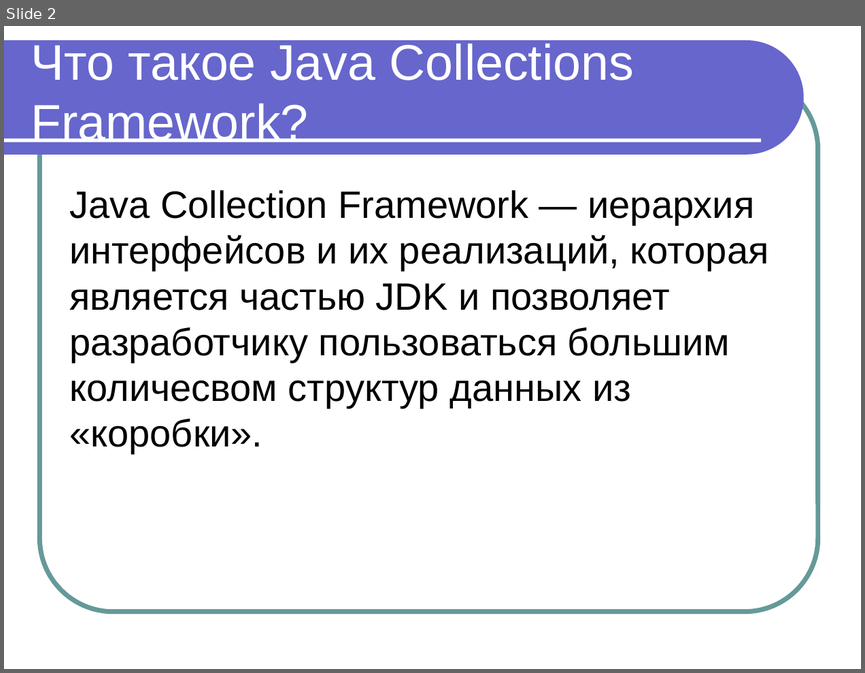
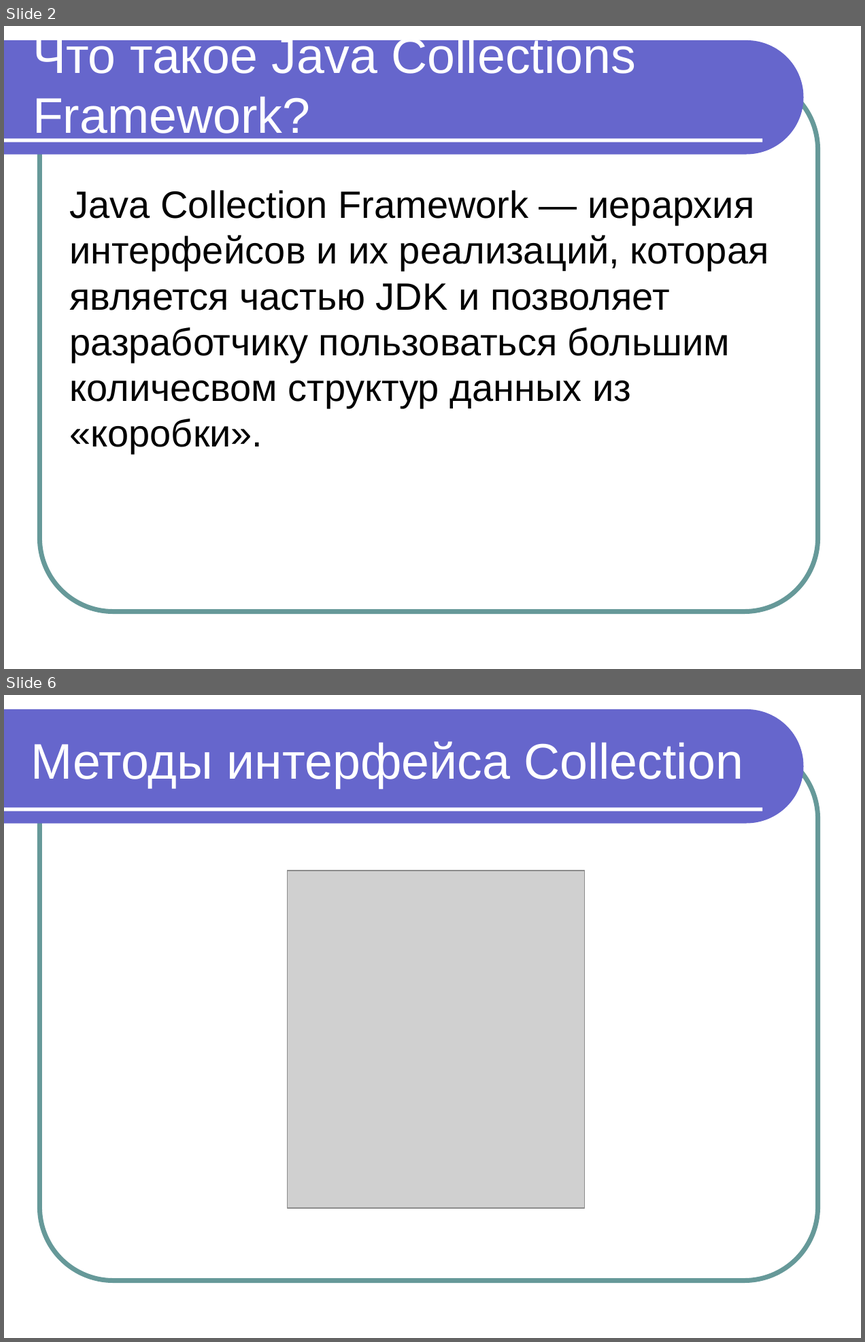
Before and after one commit to maxchv/JavaLessons, a slide deck: Lesson10/JavaCollections.ppt. Shown one above the other, each under a label of ours: slide 2 before the commit, slides 2 and 6 after it; the slides between them are not shown. The pictures are 865x673 and 865x1342 pixels, drawn with LibreOffice and Linux fonts; fonts in the diff are those of the drawing; grey boxes stand for pictures. Boxes give left, top, right and bottom in pixels: in the first picture for what was removed or moved away, otherwise in the second. Text is boxed around its words. In the diff, an @@ line names an element or a change of style, - is before the commit and + after.

```diff
--- a/Lesson10/JavaCollections.ppt
+++ b/Lesson10/JavaCollections.ppt
@@ slide 6 added at [4, 695, 861, 1338], background #FFFFFF; not listed: 3 template elements that a slide beside it also shows @@
@@ title added at [31, 741, 743, 788], 42 pt, text #FFFFFF @@
+Методы интерфейса Collection
@@ picture added at [288, 870, 584, 1208] @@
@@ slide 2 changed as well @@
@@ text "Что такое Java Collections Framework?" rewrapped from [31, 43, 634, 142] to [33, 33, 636, 142] @@
```
Also in this commit, not shown: 40 other slides added.
